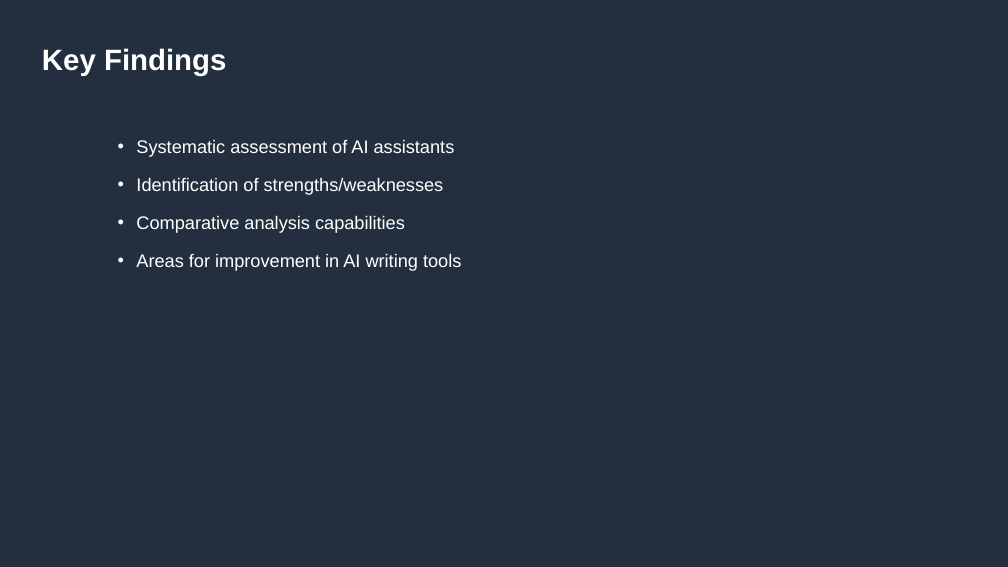
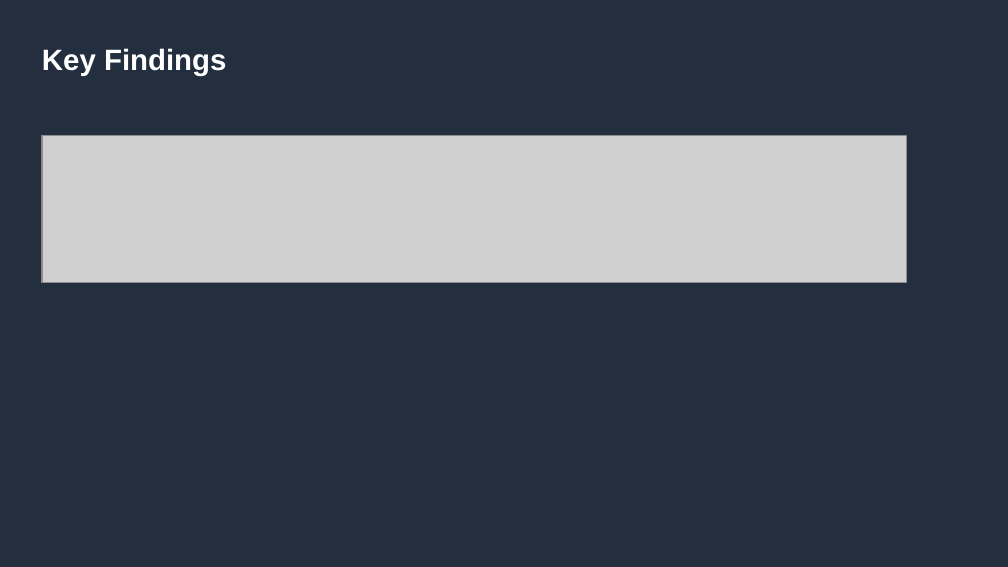
Before and after one commit to amazon-science/wraval, a slide deck: slide 17 of resources/wraval_presentation.pptx (slide 9 before the commit). Drawn at 1008x567 pixels with LibreOffice and Linux fonts; fonts in the diff are those of the drawing; grey boxes stand for pictures. Boxes give left, top, right and bottom in pixels: in the first picture for what was removed or moved away, otherwise in the second. Text is boxed around its words. In the diff, an @@ line names an element or a change of style, - is before the commit and + after.

```diff
--- a/resources/wraval_presentation.pptx
+++ b/resources/wraval_presentation.pptx
@@ picture added at (42,136,907,282) @@
@@ text removed at (136,139,461,271) @@
-• Systematic assessment of AI assistants
-• Identification of strengths/weaknesses
-• Comparative analysis capabilities
-• Areas for improvement in AI writing tools
```
Also in this commit, not shown: 5 other slides changed, 12 slides added, 5 slides removed, 5 other files.
